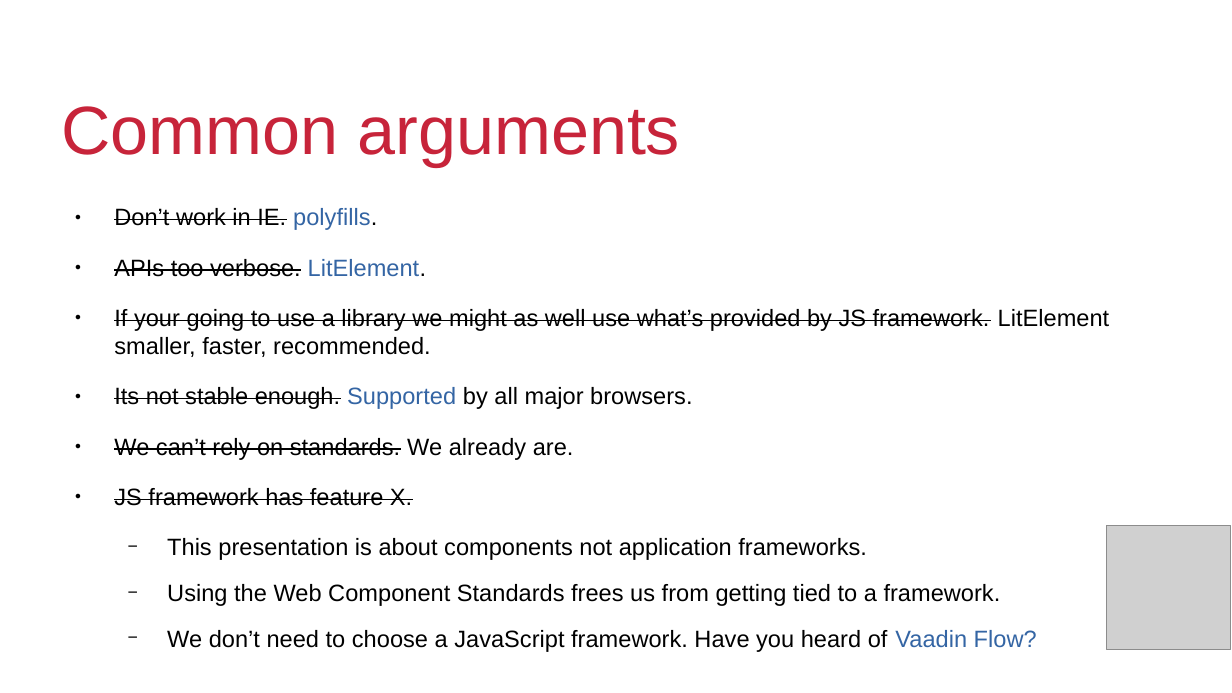
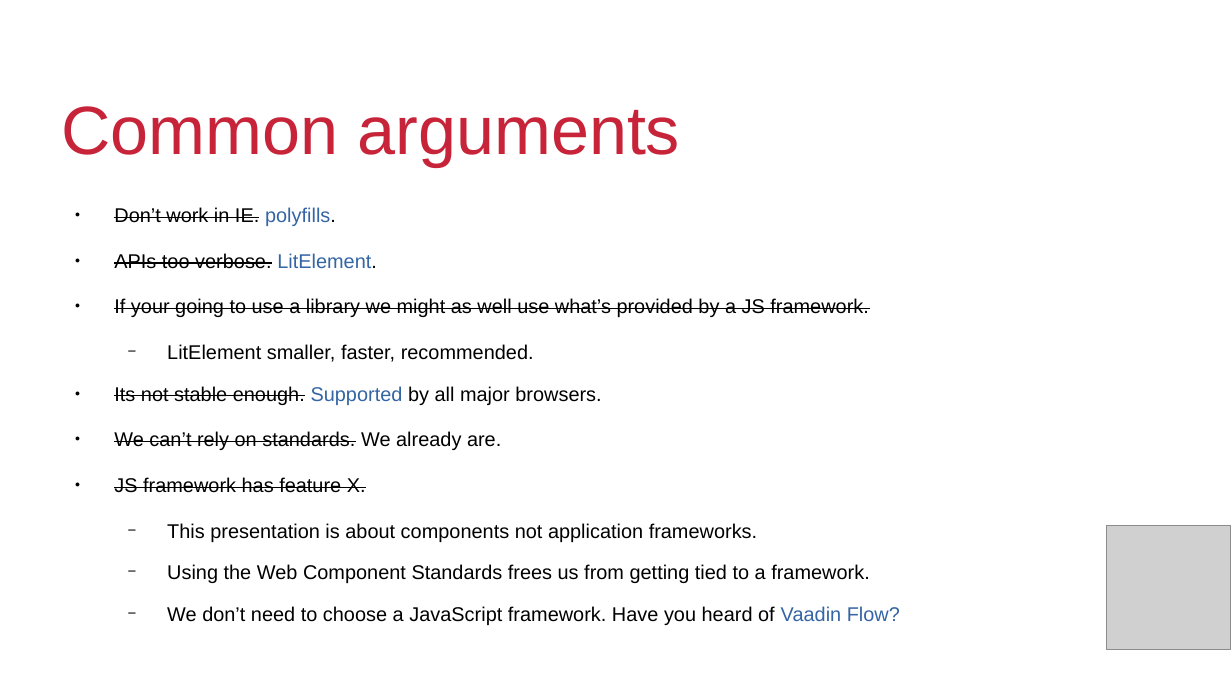
Before and after one commit to QuiWorks/wc-presentation, a slide deck: slide 7 of wc-pp-presentation.odp. Drawn at 1232x693 pixels with LibreOffice and Linux fonts; fonts in the diff are those of the drawing; grey boxes stand for pictures; background and template pictures are left out. Boxes give left, top, right and bottom in pixels: in the first picture for what was removed or moved away, otherwise in the second. Text is boxed around its words. In the diff, an @@ line names an element or a change of style, - is before the commit and + after.

```diff
--- a/wc-pp-presentation.odp
+++ b/wc-pp-presentation.odp
@@ text at (114, 207, 900, 625): size 15.2 to 12.8 pt in "Don’t work in IE. polyfills.", "APIs too verbose. LitElement.", "Its not stable enough. Supported by all ...", "We can’t rely on standards. We already ..." and 4 more places @@
@@ text at (114, 298, 868, 362): text changed; size 15.2 to 12.8 pt @@
-● If your going to use a library we might as well use what’s provided by JS framework. LitElement smaller, faster, recommended.
+● If your going to use a library we might as well use what’s provided by a JS framework.
+  − LitElement smaller, faster, recommended.
```
Also in this commit, not shown: 8 other slides changed.
